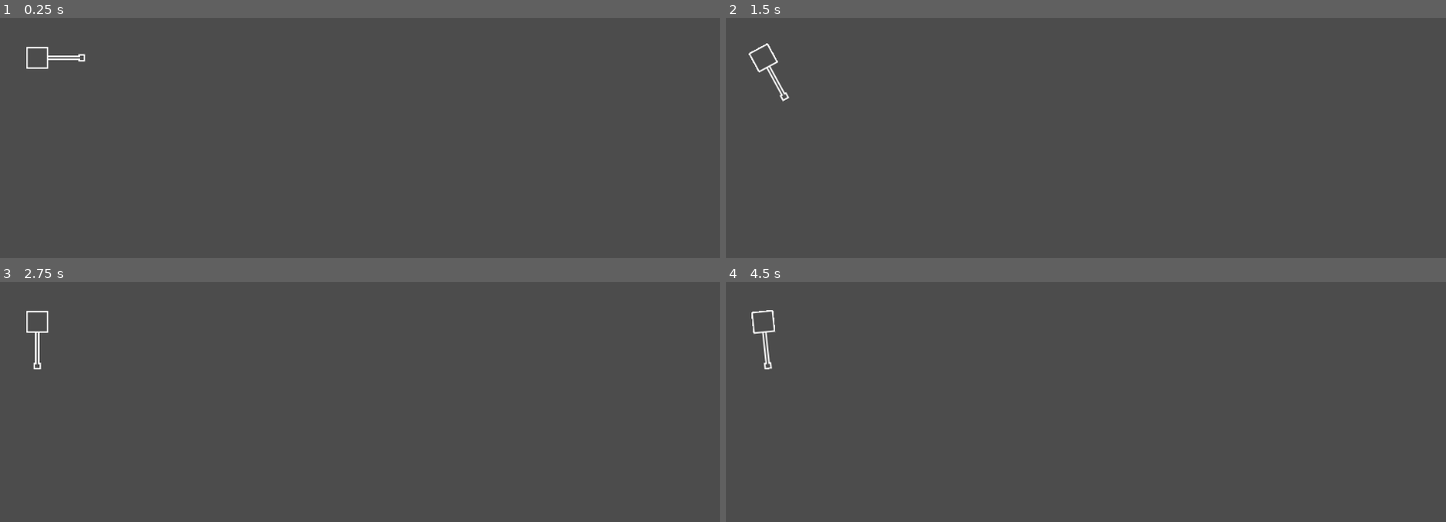
Above: before the commit, frames 1-4 (two rows, left to right).
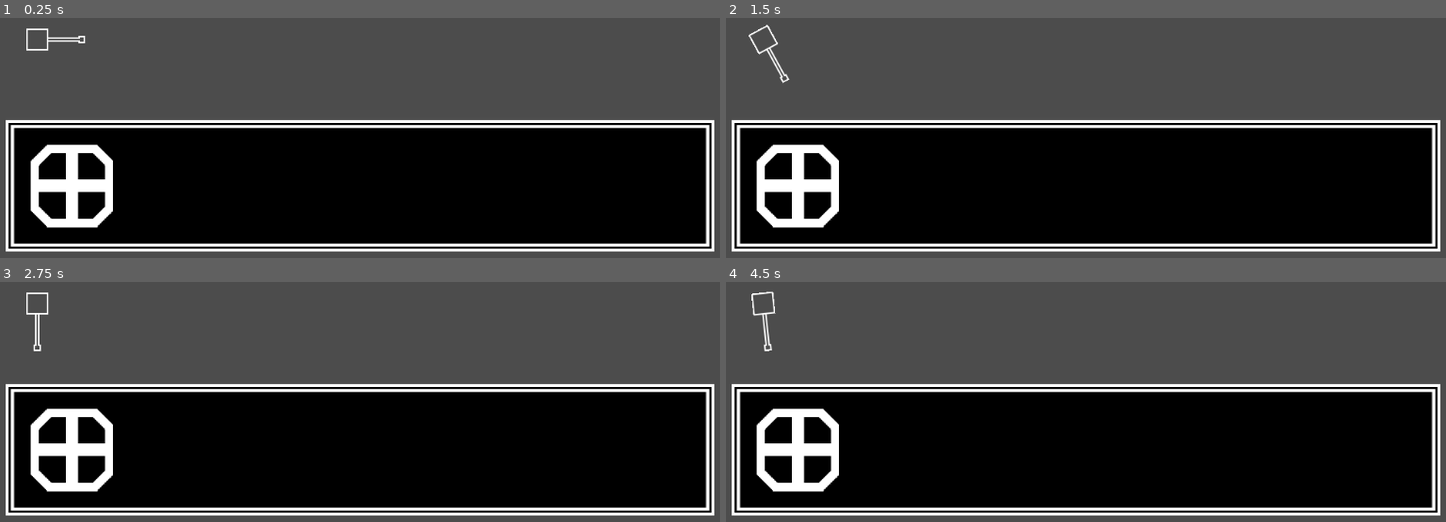
Above: after the commit, the same moments.

Repository: CluckeyMcCormick/fictional-guacamole
Game: Godot game, scene res://scenes/Main.tscn
The game is run twice, just before and just after one commit, with the same random seed, the same clock (stepped at 60 frames per second) and the same inputs.
Inputs:
- Up to frame 1 (0.25 s): no input
- Up to frame 2 (1.5 s): tap Enter at 0.5 s; hold E (tr_rotate_clockwise) 0.53-1.28 s; tap Q (tr_rotate_counterwise) at 1.35 s
- Up to frame 3 (2.75 s): tap Space at 2 s; hold E (tr_rotate_clockwise) from 2.03 s (still down)
- Up to frame 4 (4.5 s): tap Enter at 2.75, 4.25 s; release E (tr_rotate_clockwise) at 2.78 s; tap Q (tr_rotate_counterwise) at 2.85, 4.35 s; tap Space at 3.5 s; hold E (tr_rotate_clockwise) 3.53-4.28 s

The runs differ from the first frame. In frame 1, 53% of the frame differs, in the area x 0-100%, y 4-98%; in frame 2, 53%; in frame 3, 53%; in frame 4, 53%.

Commit message:
Add a basic GUI component
Added a basic GUI component. I'm imagining a sort of text box that
sits below the play area, with some rudimentary controls and status
information displayed.

One issue I'm having - building the GUI separately doesn't seem to
translate to the main scene all that well. None of the expansion
options I added are actually working...

Diff:
--- /dev/null
+++ b/godot/scenes/GUI.tscn
@@ -0,0 +1,58 @@
+[gd_scene load_steps=3 format=2]
+
+[ext_resource path="res://assets/menu_background.png" type="Texture" id=1]
+[ext_resource path="res://assets/grab_wheel.png" type="Texture" id=2]
+
+[node name="GUIBox" type="MarginContainer"]
+anchor_top = 1.0
+anchor_right = 1.0
+anchor_bottom = 1.0
+margin_top = -200.0
+rect_min_size = Vector2( 1024, 0 )
+custom_constants/margin_right = 30
+custom_constants/margin_top = 10
+custom_constants/margin_left = 30
+custom_constants/margin_bottom = 10
+
+[node name="BoxBackground" type="NinePatchRect" parent="."]
+margin_left = 30.0
+margin_top = 10.0
+margin_right = 994.0
+margin_bottom = 190.0
+rect_min_size = Vector2( 964, 180 )
+size_flags_horizontal = 4
+size_flags_vertical = 4
+texture = ExtResource( 1 )
+patch_margin_left = 11
+patch_margin_right = 11
+
+[node name="BoxMargins" type="MarginContainer" parent="."]
+margin_left = 30.0
+margin_top = 10.0
+margin_right = 994.0
+margin_bottom = 190.0
+rect_min_size = Vector2( 964, 180 )
+size_flags_horizontal = 4
+size_flags_vertical = 4
+custom_constants/margin_right = 15
+custom_constants/margin_top = 15
+custom_constants/margin_left = 15
+custom_constants/margin_bottom = 15
+
+[node name="BoxDivider" type="HBoxContainer" parent="BoxMargins"]
+margin_left = 15.0
+margin_top = 15.0
+margin_right = 949.0
+margin_bottom = 165.0
+
+[node name="WheelMaster" type="Control" parent="BoxMargins/BoxDivider"]
+margin_right = 150.0
+margin_bottom = 150.0
+rect_min_size = Vector2( 150, 150 )
+
+[node name="Wheel" type="TextureRect" parent="BoxMargins/BoxDivider/WheelMaster"]
+margin_right = 150.0
+margin_bottom = 150.0
+rect_scale = Vector2( 0.75, 0.75 )
+rect_pivot_offset = Vector2( 75, 75 )
+texture = ExtResource( 2 )
--- a/godot/scenes/Main.tscn
+++ b/godot/scenes/Main.tscn
@@ -1,11 +1,20 @@
-[gd_scene load_steps=3 format=2]
+[gd_scene load_steps=4 format=2]
 
 [ext_resource path="res://scenes/Main.gd" type="Script" id=1]
 [ext_resource path="res://scenes/Turret.tscn" type="PackedScene" id=2]
+[ext_resource path="res://scenes/GUI.tscn" type="PackedScene" id=3]
 
 [node name="Node2D" type="Node2D"]
 script = ExtResource( 1 )
 
 [node name="Turret" parent="." instance=ExtResource( 2 )]
-position = Vector2( 75, 325 )
+position = Vector2( 75, 300 )
 rotation = 1.5708
+
+[node name="GUIBox" parent="." instance=ExtResource( 3 )]
+margin_left = 2.0
+margin_top = 400.0
+margin_right = 1026.0
+margin_bottom = 600.0
+size_flags_horizontal = 4
+size_flags_vertical = 4
Binary file added: godot/assets/grab_wheel.png
Not shown, added: godot/assets/grab_wheel.png.import
Binary file added: godot/assets/menu_background.png
Not shown, added: godot/assets/menu_background.png.import
